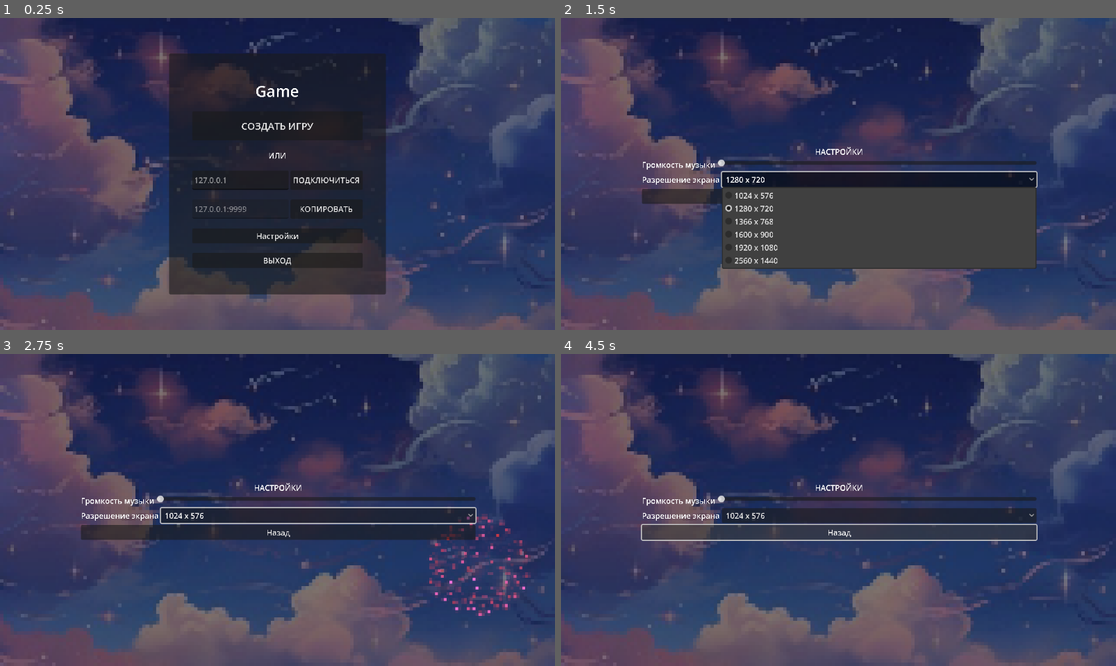
Above: before the commit, frames 1-4 (two rows, left to right).
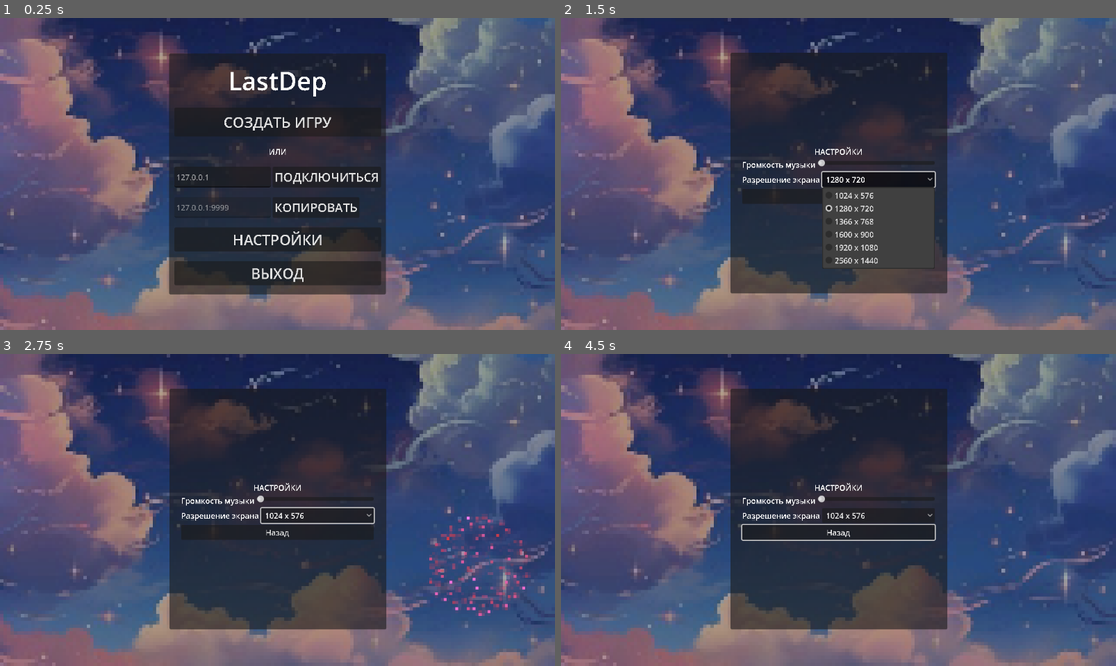
Above: after the commit, the same moments.

Repository: lenk6663/LastDep
Game: Godot game, scene res://Scenes/Main/menu/menu.tscn
The game is run twice, just before and just after one commit, with the same random seed, the same clock (stepped at 60 frames per second) and the same inputs.
Inputs (mouse positions are in pixels of both pictures, inside the frame that each line leads up to):
- Up to frame 1 (0.25 s): no input
- Up to frame 2 (1.5 s): click "Настройки" (after the commit: "НАСТРОЙКИ") at 0.5 s; click "1280 x 720" at 1.25 s
- Up to frame 3 (2.75 s): click "Назад" at 2 s
- Up to frame 4 (4.5 s): click "1024 x 576" at 2.75 s; tap Enter (ui_accept) at 3.5, 3.77, 4.25 s; move the mouse to (960, 494) at 3.52 s; hold D (ui_right) 3.53-4.28 s; tap M at 3.6 s; click (960, 494) at 3.67 s; move the mouse to (727, 525) at 4.27 s; hold Down (ui_down) from 4.28 s (still down); tap L at 4.35 s

The runs differ from the first frame. In frame 1, 34% of the frame differs, in the area x 0-100%, y 0-100%; in frame 2, 58%; in frame 3, 58%; in frame 4, 60%.

Commit message:
Фикс разрешения

Diff:
--- a/lastdep/Scenes/Main/Background/background.gd
+++ b/lastdep/Scenes/Main/Background/background.gd
@@ -3,23 +3,51 @@
 
 @export var show_fireworks: bool = true
 @export var firework_scene: PackedScene
+@export var dim_color: Color = Color(0, 0, 0, 0.3)  # Цвет затемнения
 
 var firework_spawner: Node
 
 func _ready():
-	# Настраиваем фон на весь экран
-	$Background.expand_mode = TextureRect.EXPAND_IGNORE_SIZE
-	$Background.stretch_mode = TextureRect.STRETCH_KEEP_ASPECT_COVERED
-	$Background.size = get_viewport().size
+	# Подписываемся на изменение размера окна
+	get_tree().root.size_changed.connect(_on_window_resized)
+
+	# Первоначальная настройка
+	_update_all_sizes()
 
 	# Если нужно - добавляем фейерверки
 	if show_fireworks and firework_scene:
 		_setup_fireworks()
 
+func _on_window_resized():
+	print("🔄 Размер окна изменился: ", get_viewport().size)
+	_update_all_sizes()
+
+	# Обновляем спавнер фейерверков если он есть
+	if firework_spawner and firework_spawner.has_method("update_screen_size"):
+		firework_spawner.update_screen_size()
+
+func _update_all_sizes():
+	var viewport_size = get_viewport().get_visible_rect().size
+
+	# Обновляем фон (TextureRect)
+	$Background.size = viewport_size
+	$Background.position = Vector2.ZERO
+
+	# Обновляем ColorRect (затемнение/оверлей)
+	if has_node("ColorRect"):
+		$ColorRect.size = viewport_size
+		$ColorRect.position = Vector2.ZERO
+		$ColorRect.color = dim_color
+
+	print("📐 Все элементы фона обновлены: ", viewport_size)
+
 func _setup_fireworks():
 	firework_spawner = Node2D.new()
 	firework_spawner.name = "FireworkSpawner"
-	$Background.add_child(firework_spawner)
+
+	# Добавляем как дочерний к CanvasLayer
+	add_child(firework_spawner)
+	firework_spawner.z_index = 2  # Поверх ColorRect но под UI
 
 	# Копируем скрипт спавнера
 	firework_spawner.set_script(load("res://Scenes/Main/menu/firework_spawner.gd"))
@@ -32,7 +60,21 @@
 	firework_spawner.exclude_center_zone = true
 	firework_spawner.center_zone_size = Vector2(500, 350)
 
-# Переименованные функции (не используем show()/hide())
+# Для управления прозрачностью ColorRect
+func set_dim_strength(alpha: float):
+	if has_node("ColorRect"):
+		dim_color.a = alpha
+		$ColorRect.color = dim_color
+
+func set_dim_color(color: Color):
+	if has_node("ColorRect"):
+		dim_color = color
+		$ColorRect.color = dim_color
+
+func show_dim(show: bool = true):
+	if has_node("ColorRect"):
+		$ColorRect.visible = show
+
 func show_background():
 	visible = true
 
--- a/lastdep/Scenes/Main/Background/background.tscn
+++ b/lastdep/Scenes/Main/Background/background.tscn
@@ -10,6 +10,8 @@
 [node name="Background" type="TextureRect" parent="."]
 offset_right = 1152.0
 offset_bottom = 648.0
+size_flags_horizontal = 3
+size_flags_vertical = 3
 texture = ExtResource("1_01ddr")
 
 [node name="FireworkSpawner" type="Node2D" parent="."]
@@ -19,4 +21,6 @@
 [node name="ColorRect" type="ColorRect" parent="."]
 offset_right = 1152.0
 offset_bottom = 648.0
+size_flags_horizontal = 3
+size_flags_vertical = 3
 color = Color(0.023529412, 0.03137255, 0.1254902, 0.5176471)
--- a/lastdep/Scenes/Main/Background/firework_spawner.gd
+++ b/lastdep/Scenes/Main/Background/firework_spawner.gd
@@ -8,27 +8,44 @@
 
 # Зона ИСКЛЮЧЕНИЯ (где не должны появляться фейерверки)
 @export var exclude_center_zone: bool = true
-@export var center_zone_size: Vector2 = Vector2(500, 500)  # размер зоны исключения
+@export var center_zone_size: Vector2 = Vector2(500, 500)
 
 var active_fireworks: Array = []
 var screen_size: Vector2
 var center_position: Vector2
 
 func _ready():
-	# Получаем размер экрана
-	screen_size = get_viewport().get_visible_rect().size
-	center_position = screen_size / 2
+	# Подписываемся на изменение размера окна
+	get_tree().root.size_changed.connect(_on_window_resized)
+
+	# Первоначальная настройка
+	_update_screen_size()
 
 	# Загружаем сцену если не задана
 	if not firework_scene:
 		firework_scene = preload("res://Scenes/Main/Background/firework.tscn")
 
 	print("🎆 Спавнер фейерверков готов")
-	print("  Экран: ", screen_size)
-	print("  Центр: ", center_position)
 
 	# Запускаем спавн
 	_start_spawning()
+
+func _on_window_resized():
+	print("🔄 Спавнер: размер окна изменился")
+	_update_screen_size()
+	_clear_all_fireworks()  # Очищаем старые фейерверки
+
+func _update_screen_size():
+	# Получаем текущий размер экрана
+	screen_size = get_viewport().get_visible_rect().size
+	center_position = screen_size / 2
+
+	print("  Новый размер экрана: ", screen_size)
+	print("  Новый центр: ", center_position)
+
+# Функция для вызова извне
+func update_screen_size():
+	_update_screen_size()
 
 func _start_spawning():
 	while true:
@@ -46,39 +63,39 @@
 
 	var spawn_position: Vector2
 	var attempts = 0
-	var max_attempts = 10  # Максимальное количество попыток
+	var max_attempts = 10
 
 	# Пытаемся найти позицию вне центральной зоны
 	while attempts < max_attempts:
 		spawn_position = _get_random_position()
 
-		# Если исключение центра выключено или позиция вне центральной зоны
 		if not exclude_center_zone or not _is_in_center_zone(spawn_position):
 			break
 
 		attempts += 1
 
 	if attempts == max_attempts:
-		print("⚠️ Не удалось найти позицию вне центра, использую случайную")
+		print("⚠️ Не удалось найти позицию вне центра")
 
 	# Создаем фейерверк
 	var firework = firework_scene.instantiate()
 	firework.position = spawn_position
 	firework.z_index = 1
 
-	# Добавляем как дочерний узел
+	# Масштабируем относительно размера экрана
+	var scale_factor = min(screen_size.x, screen_size.y) / 720.0
+	firework.scale = Vector2.ONE * scale_factor * randf_range(1.5, 2.5)
+
 	add_child(firework)
 	active_fireworks.append(firework)
 
-	# Подключаем сигнал удаления
 	firework.tree_exiting.connect(_on_firework_exited.bind(firework))
 
-	print("✅ Фейерверк: ", Vector2(int(spawn_position.x), int(spawn_position.y)),
-		  " (попыток: ", attempts, ")")
+	print("✅ Фейерверк: ", Vector2(int(spawn_position.x), int(spawn_position.y)))
 
 func _get_random_position() -> Vector2:
-	# Отступы от краев экрана (чтобы не появлялись вплотную к краю)
-	var margin = 50
+	# Отступы от краев экрана
+	var margin = min(50, screen_size.x * 0.05)
 
 	return Vector2(
 		randf_range(margin, screen_size.x - margin),
@@ -86,13 +103,18 @@
 	)
 
 func _is_in_center_zone(position: Vector2) -> bool:
-	# Проверяем, находится ли позиция в центральной зоне
-	var half_zone = center_zone_size / 2
+	# Масштабируем зону исключения относительно размера экрана
+	var scaled_zone_size = Vector2(
+		center_zone_size.x * (screen_size.x / 1152.0),
+		center_zone_size.y * (screen_size.y / 648.0)
+	)
+
+	var half_zone = scaled_zone_size / 2
 	var zone_rect = Rect2(
 		center_position.x - half_zone.x,
 		center_position.y - half_zone.y,
-		center_zone_size.x,
-		center_zone_size.y
+		scaled_zone_size.x,
+		scaled_zone_size.y
 	)
 
 	return zone_rect.has_point(position)
@@ -102,8 +124,12 @@
 	if index != -1:
 		active_fireworks.remove_at(index)
 
-func clear_all_fireworks():
+func _clear_all_fireworks():
 	for firework in active_fireworks:
 		if is_instance_valid(firework):
 			firework.queue_free()
 	active_fireworks.clear()
+	print("🧹 Все фейерверки очищены из-за изменения разрешения")
+
+func clear_all_fireworks():
+	_clear_all_fireworks()
--- a/lastdep/Scenes/Main/menu/menu.tscn
+++ b/lastdep/Scenes/Main/menu/menu.tscn
@@ -51,15 +51,16 @@
 
 [node name="TitleLabel" type="Label" parent="Panel/VBoxContainer"]
 layout_mode = 2
-theme_override_font_sizes/font_size = 32
-text = "Game"
+size_flags_vertical = 1
+theme_override_font_sizes/font_size = 52
+text = "LastDep"
 horizontal_alignment = 1
 vertical_alignment = 1
 
 [node name="CreateButton" type="Button" parent="Panel/VBoxContainer"]
 custom_minimum_size = Vector2(300, 60)
 layout_mode = 2
-theme_override_font_sizes/font_size = 20
+theme_override_font_sizes/font_size = 30
 text = "СОЗДАТЬ ИГРУ"
 
 [node name="IPPanel" type="PanelContainer" parent="Panel/VBoxContainer"]
@@ -82,6 +83,7 @@
 [node name="ConnectButton" type="Button" parent="Panel/VBoxContainer/ConnectContainer"]
 custom_minimum_size = Vector2(150, 40)
 layout_mode = 2
+theme_override_font_sizes/font_size = 25
 text = "ПОДКЛЮЧИТЬСЯ"
 
 [node name="MyIPContainer" type="HBoxContainer" parent="Panel/VBoxContainer"]
@@ -96,12 +98,15 @@
 [node name="CopyMyIPButton" type="Button" parent="Panel/VBoxContainer/MyIPContainer"]
 custom_minimum_size = Vector2(150, 40)
 layout_mode = 2
+theme_override_font_sizes/font_size = 25
 text = "КОПИРОВАТЬ"
 
 [node name="SettingsButton" type="Button" parent="Panel/VBoxContainer"]
 layout_mode = 2
-text = "Настройки"
+theme_override_font_sizes/font_size = 30
+text = "НАСТРОЙКИ"
 
 [node name="ExitButton" type="Button" parent="Panel/VBoxContainer"]
 layout_mode = 2
+theme_override_font_sizes/font_size = 30
 text = "ВЫХОД"
--- a/lastdep/Scenes/Main/settings/settings.tscn
+++ b/lastdep/Scenes/Main/settings/settings.tscn
@@ -1,22 +1,36 @@
 [gd_scene load_steps=2 format=3 uid="uid://bol8xkr1mhmjg"]
 
-[ext_resource type="Script" path="res://Scenes/Main/settings/settings.gd" id="1_ux2c3"]
+[ext_resource type="Script" uid="uid://1lwavqdfla62" path="res://Scenes/Main/settings/settings.gd" id="1_ux2c3"]
 
 [node name="Settings" type="Control"]
 layout_mode = 3
-anchors_preset = 0
+anchors_preset = 8
+anchor_left = 0.5
+anchor_top = 0.5
+anchor_right = 0.5
+anchor_bottom = 0.5
+offset_left = -576.0
+offset_top = -324.0
+offset_right = -576.0
+offset_bottom = -324.0
+grow_horizontal = 2
+grow_vertical = 2
+size_flags_horizontal = 3
+size_flags_vertical = 3
 script = ExtResource("1_ux2c3")
 
-[node name="TextureRect" type="TextureRect" parent="."]
+[node name="Panel" type="Panel" parent="."]
 layout_mode = 0
-offset_right = 1152.0
-offset_bottom = 648.0
+offset_left = 352.0
+offset_top = 72.0
+offset_right = 802.0
+offset_bottom = 572.0
 
 [node name="VBoxContainer" type="VBoxContainer" parent="."]
 layout_mode = 0
-offset_left = 168.0
+offset_left = 376.0
 offset_top = 192.0
-offset_right = 987.0
+offset_right = 776.0
 offset_bottom = 461.0
 size_flags_horizontal = 3
 alignment = 1
Not shown: 1 places in lastdep/Scenes/Main/Background/background.tscn that only renumber resources
Not shown: 1 places in lastdep/Scenes/Main/Background/firework.tscn that only renumber resources
Not shown: 1 places in lastdep/Scenes/Main/lobby/lobby.tscn that only renumber resources
